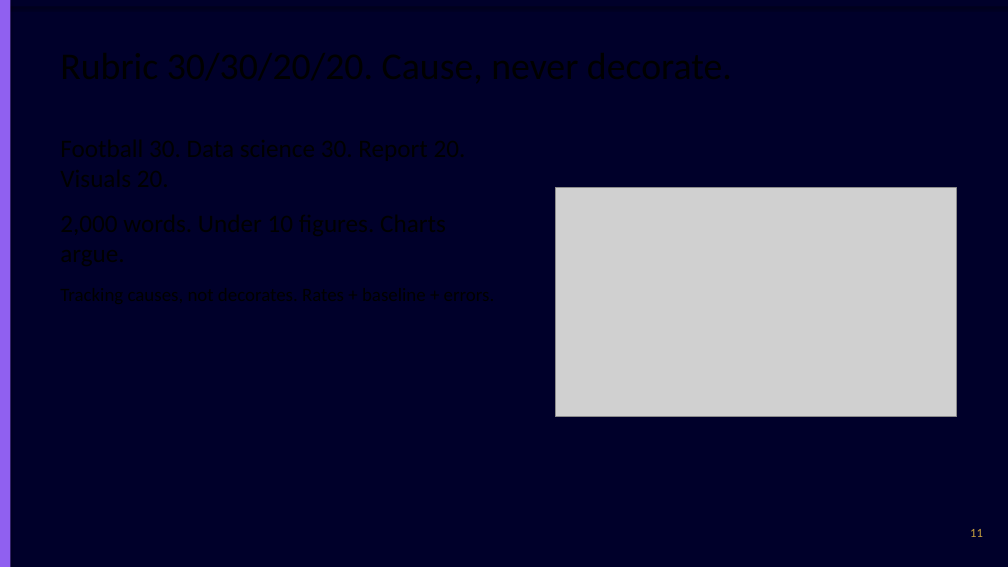
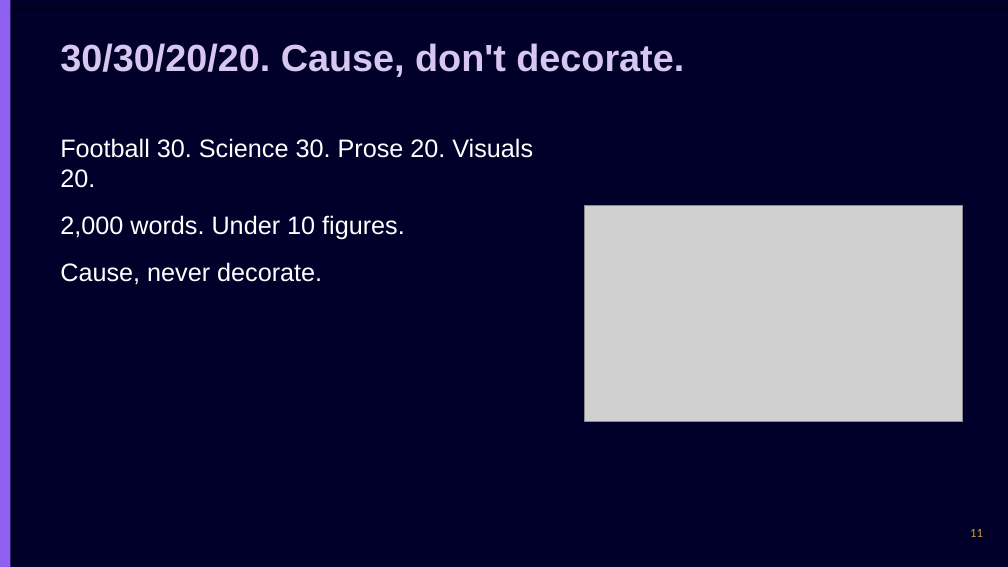
Before and after one commit to chasko-labs/nfl-big-data-bowl-2027, a slide deck: slide 11 of deck/unified.pptx. Drawn at 1008x567 pixels with LibreOffice and Linux fonts; fonts in the diff are those of the drawing; grey boxes stand for pictures. Boxes give left, top, right and bottom in pixels: in the first picture for what was removed or moved away, otherwise in the second. Text is boxed around its words. In the diff, an @@ line names an element or a change of style, - is before the commit and + after.

Commit message:
deck: explicit AAA colors, wrap on, short lines, two-column layout

```diff
--- a/deck/unified.pptx
+++ b/deck/unified.pptx
@@ text added at (60, 43, 684, 77), 36 pt, text #D7C7EE, bold @@
+30/30/20/20. Cause, don't decorate.
@@ text added at (60, 138, 533, 285), 24 pt, text #FFFFFF @@
+Football 30. Science 30. Prose 20. Visuals 20.
+2,000 words. Under 10 figures.
+Cause, never decorate.
@@ picture: place and size @@
-picture at (556, 188, 957, 417)
+picture at (585, 206, 963, 422)
```
Also in this commit, not shown: 16 other slides changed.
